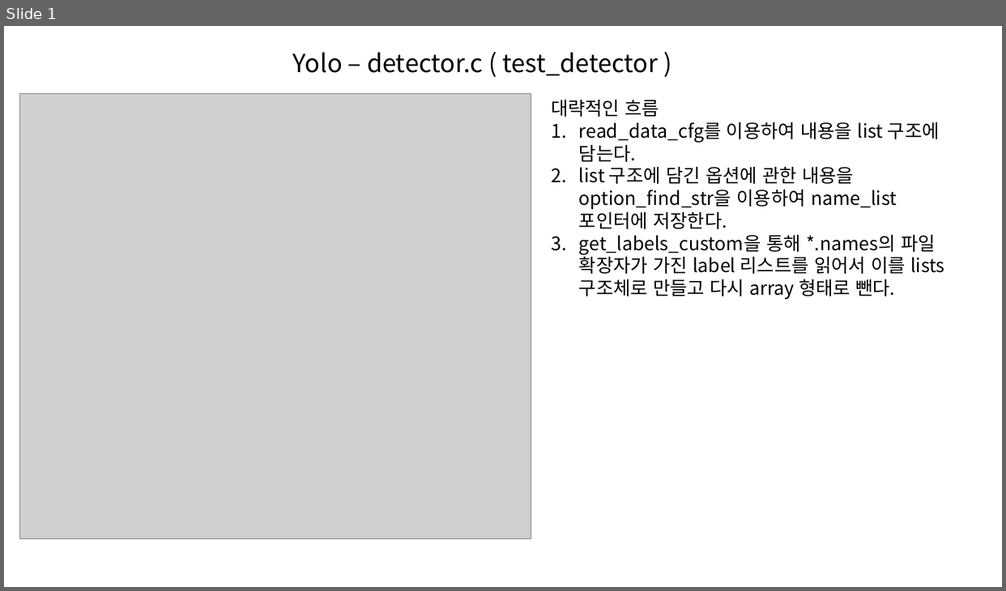
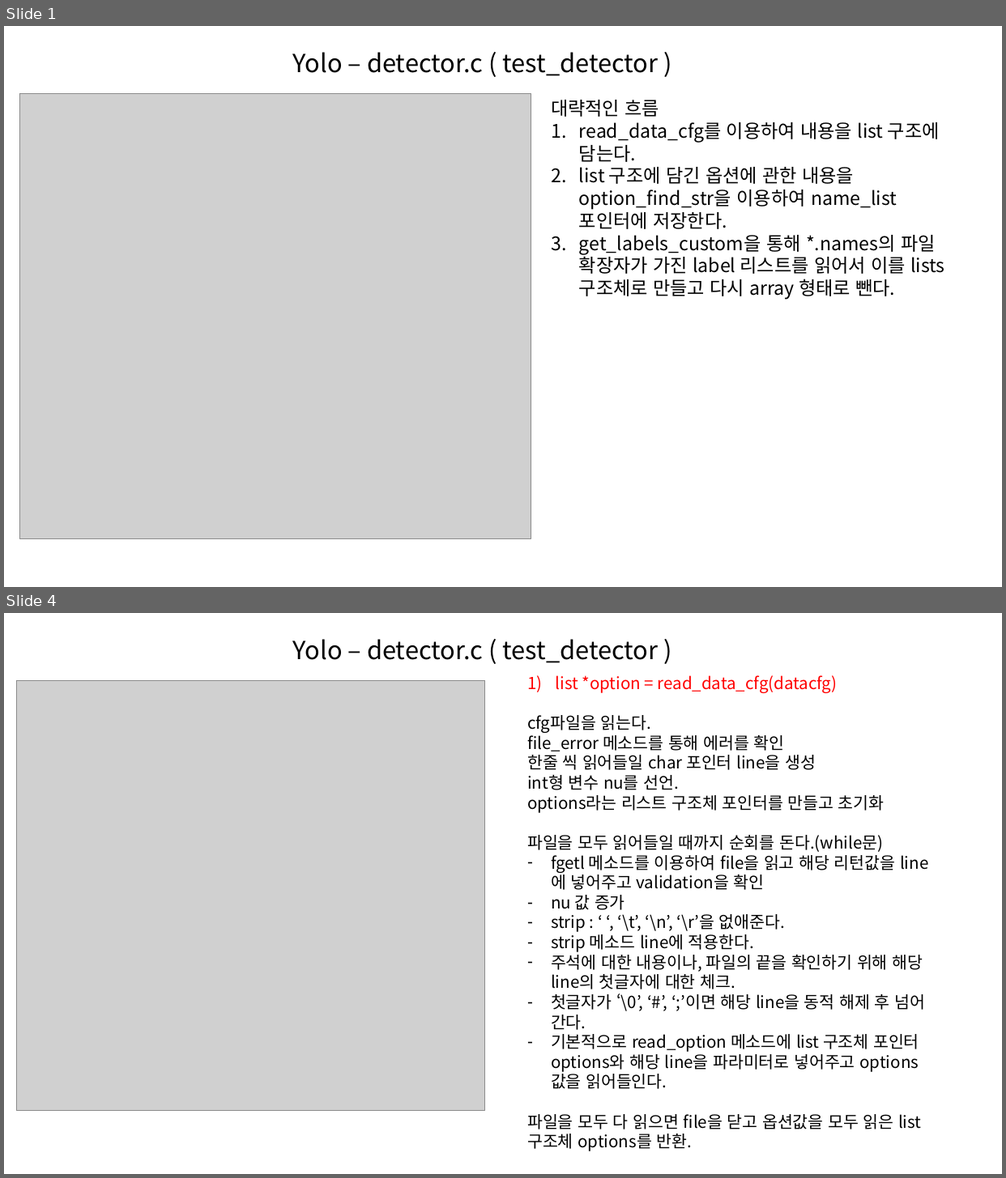
Before and after one commit to hotteock/my_proj, a slide deck: License plate recognition/yolo_code_review/yolo_code_review.pptx. Shown one above the other, each under a label of ours: slide 1 before the commit, slides 1 and 4 after it; the slides between them are not shown. The pictures are 1006x591 and 1006x1178 pixels, drawn with LibreOffice and Linux fonts; fonts in the diff are those of the drawing; grey boxes stand for pictures. Boxes give left, top, right and bottom in pixels: in the first picture for what was removed or moved away, otherwise in the second. Text is boxed around its words. In the diff, an @@ line names an element or a change of style, - is before the commit and + after.

```diff
--- a/License plate recognition/yolo_code_review/yolo_code_review.pptx
+++ b/License plate recognition/yolo_code_review/yolo_code_review.pptx
@@ slide 4 added at (4, 613, 1002, 1174), background #FFFFFF @@
@@ text added at (293, 639, 658, 663), 24 pt, text #000000 @@
+Yolo – detector.c ( test_detector )
@@ picture added at (17, 680, 485, 1111) @@
@@ text added at (527, 675, 925, 1152), 16 pt, text #000000 @@
+1) list *option = read_data_cfg(datacfg)
+cfg파일을 읽는다.
+file_error 메소드를 통해 에러를 확인
+한줄 씩 읽어들일 char 포인터 line을 생성
+int형 변수 nu를 선언.
+options라는 리스트 구조체 포인터를 만들고 초기화
+파일을 모두 읽어들일 때까지 순회를 돈다.(while문)
+– fgetl 메소드를 이용하여 file을 읽고 해당 리턴값을 line에 넣어주고 validation을 확인
+– nu 값 증가
+– strip : ‘ ‘, ‘\t’, ‘\n’, ‘\r’을 없애준다.
+– strip 메소드 line에 적용한다.
+– 주석에 대한 내용이나, 파일의 끝을 확인하기 위해 해당 line의 첫글자에 대한 체크.
+– 첫글자가 ‘\0’, ‘#’, ‘;’이면 해당 line을 동적 해제 후 넘어 간다.
+– 기본적으로 read_option 메소드에 list 구조체 포인터 options와 해당 line을 파라미터로 넣어주고 options 값을 읽어들인다.
+파일을 모두 다 읽으면 file을 닫고 옵션값을 모두 읽은 list 구조체 options를 반환.
```
Also in this commit, not shown: 12 other slides added.
